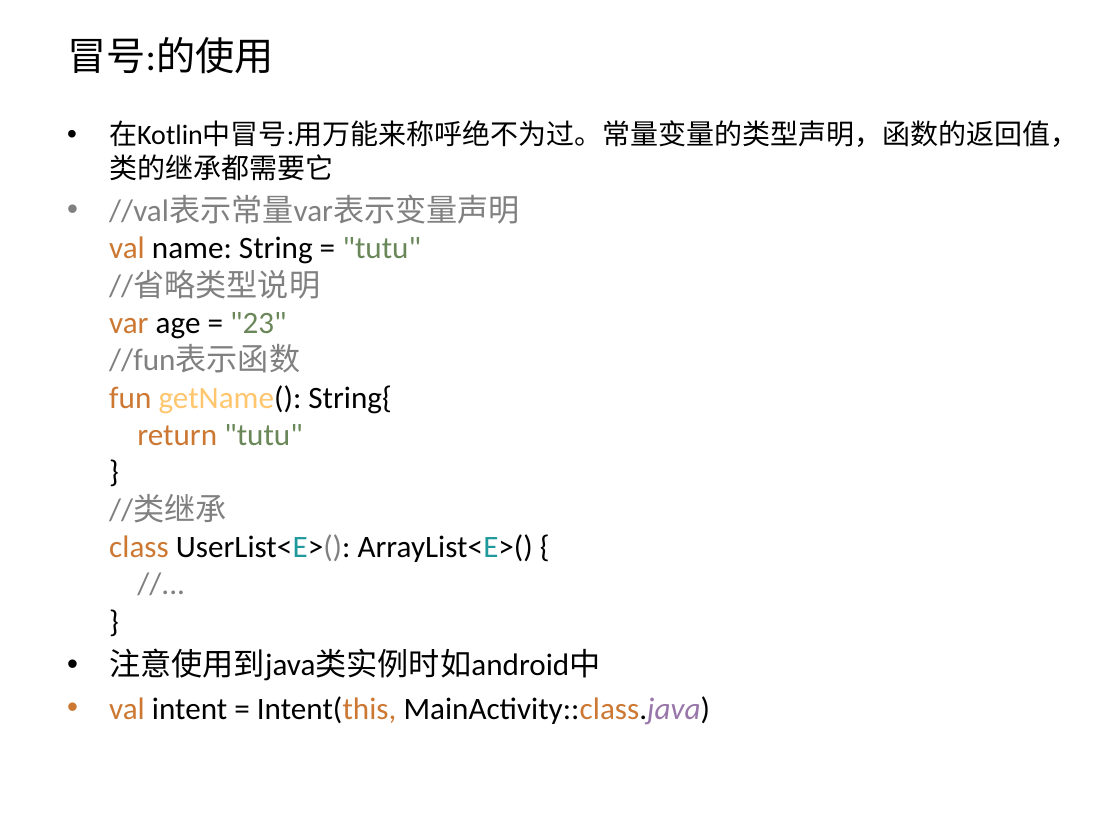
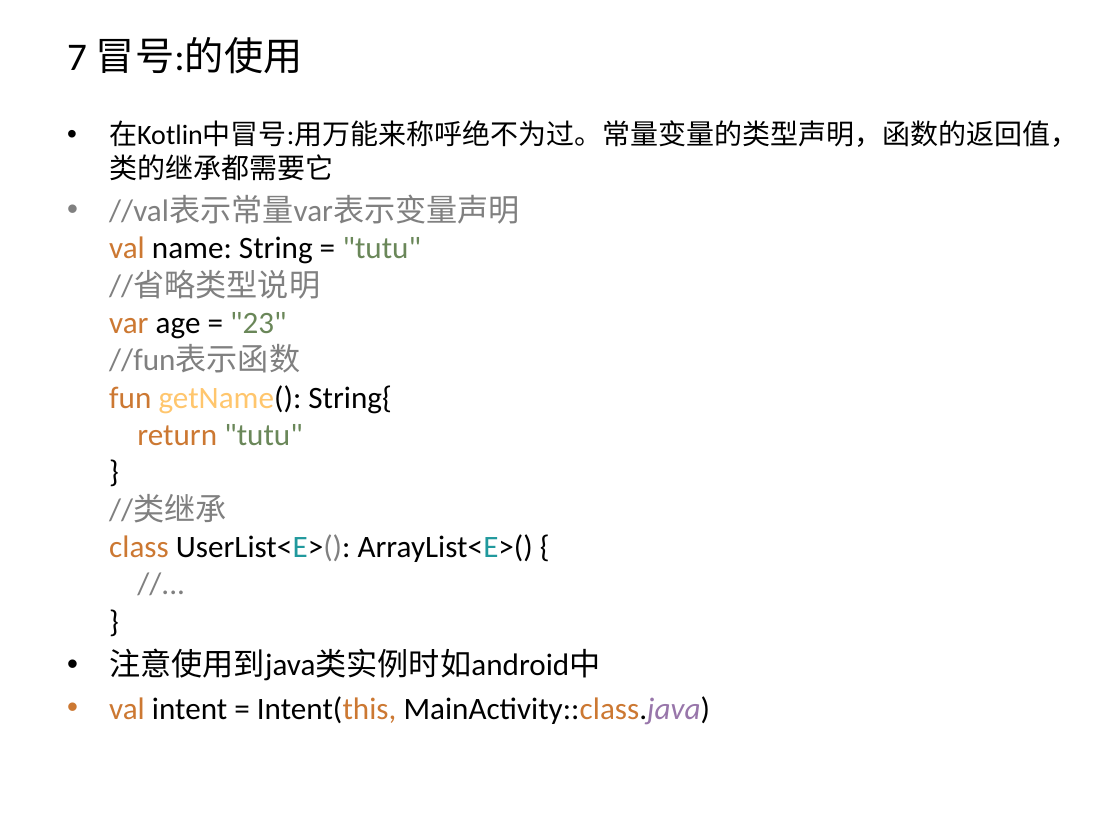
Before and after one commit to zxf2871/KotlinStudy, a slide deck: slide 9 of Kotlin初探.pptx (slide 8 before the commit). Drawn at 1120x840 pixels with LibreOffice and Linux fonts; fonts in the diff are those of the drawing. Boxes give left, top, right and bottom in pixels: in the first picture for what was removed or moved away, otherwise in the second. Text is boxed around its words. In the diff, an @@ line names an element or a change of style, - is before the commit and + after.

```diff
--- a/Kotlin初探.pptx
+++ b/Kotlin初探.pptx
@@ title at (67,37,302,74): text changed @@
-冒号:的使用
+7 冒号:的使用
```
Also in this commit, not shown: 24 other slides changed, 6 slides added, 5 slides removed, 6 other files.
